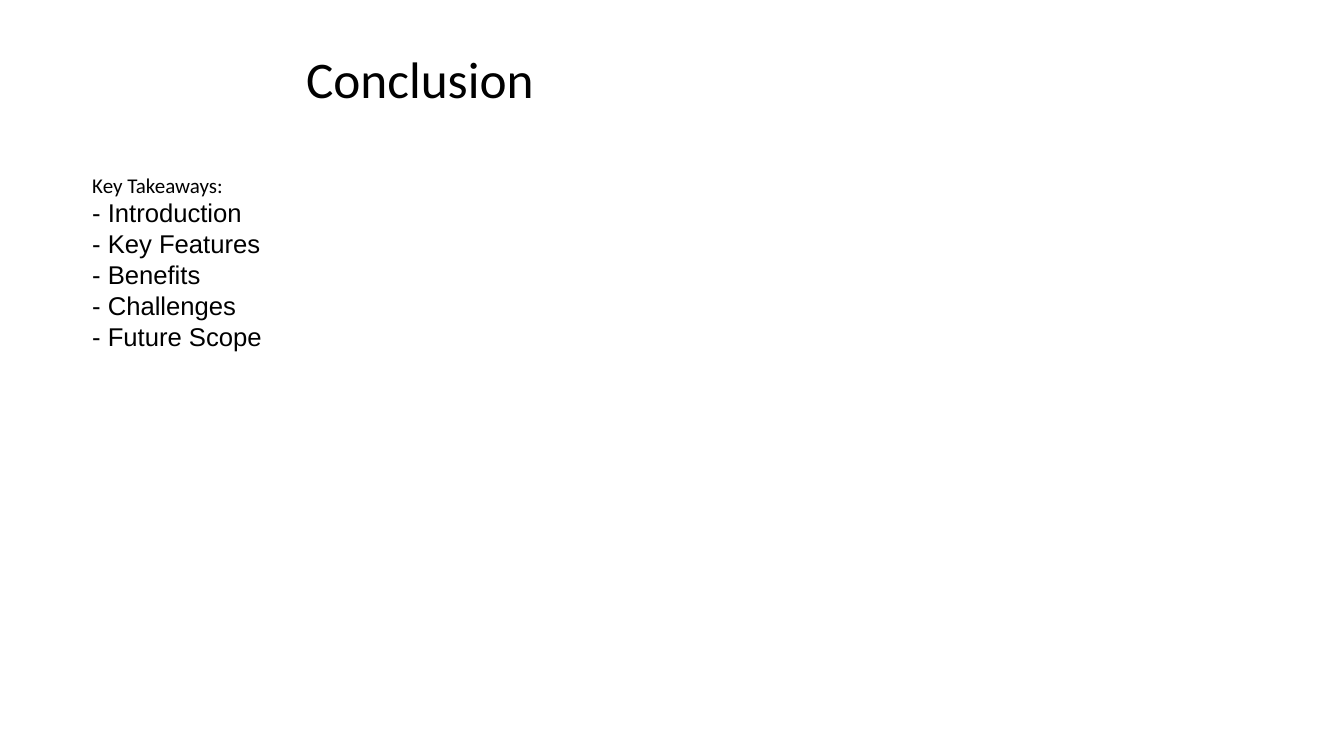
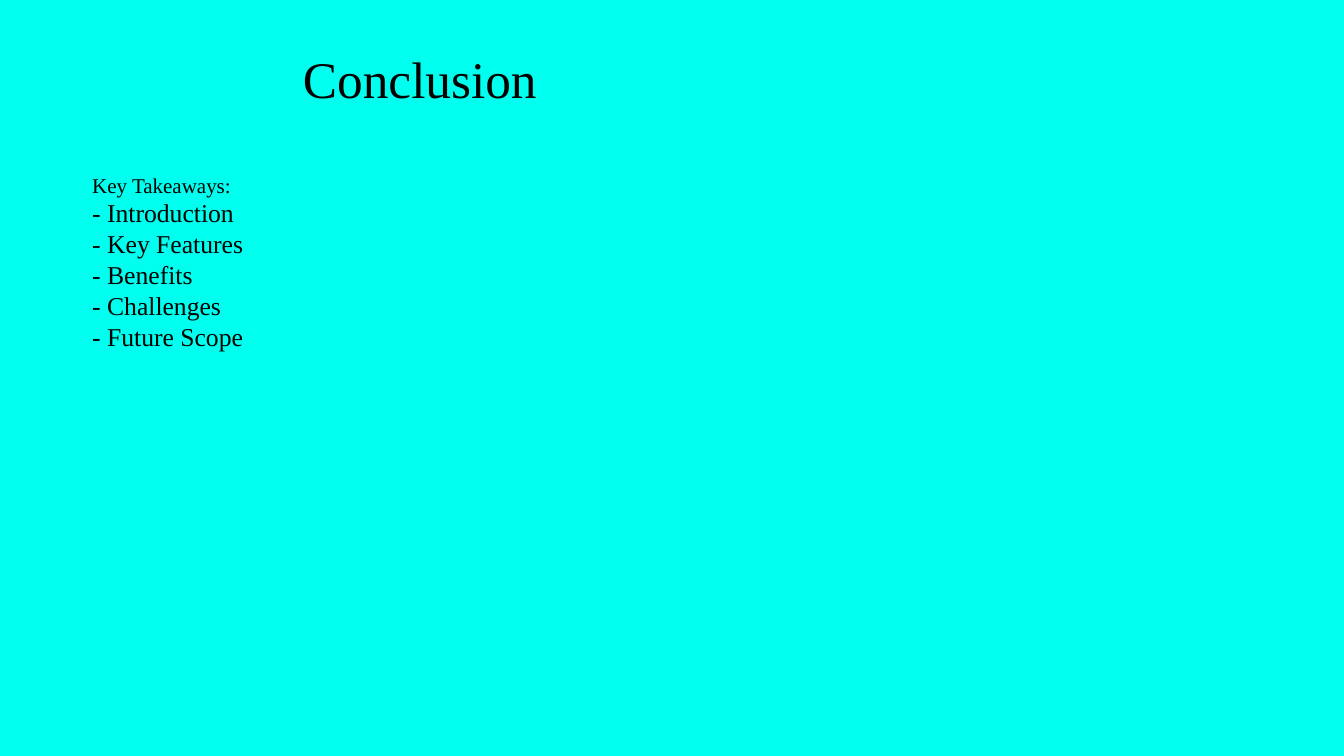
Before and after one commit to Nikhil181511/AI-Smart-Presentation-generator, a slide deck: slide 7 of generated_ppts/Cloud_Computing.pptx. Drawn at 1344x756 pixels with LibreOffice and Linux fonts; fonts in the diff are those of the drawing. Boxes give left, top, right and bottom in pixels: in the first picture for what was removed or moved away, otherwise in the second. Text is boxed around its words. In the diff, an @@ line names an element or a change of style, - is before the commit and + after.

```diff
--- a/generated_ppts/Cloud_Computing.pptx
+++ b/generated_ppts/Cloud_Computing.pptx
@@ background #FFFFFF to #00FFEE @@
@@ title "Conclusion" at box(303, 62, 537, 99): font Calibri to Times New Roman @@
@@ text "Key Takeaways:" at box(92, 178, 243, 351): font Calibri to Times New Roman in "Key Takeaways:"; font Arial to Times New Roman in "- Introduction", "- Key Features", "- Benefits", "- Challenges" and 1 more places @@
```
Also in this commit, not shown: 5 other slides changed, 1 slide added, 1 slide removed, 11 other files.
